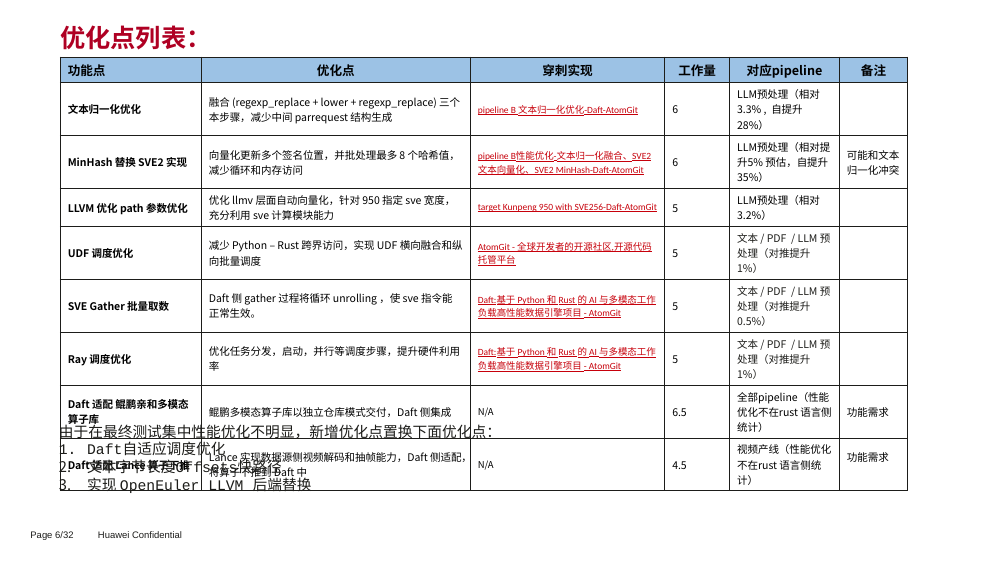
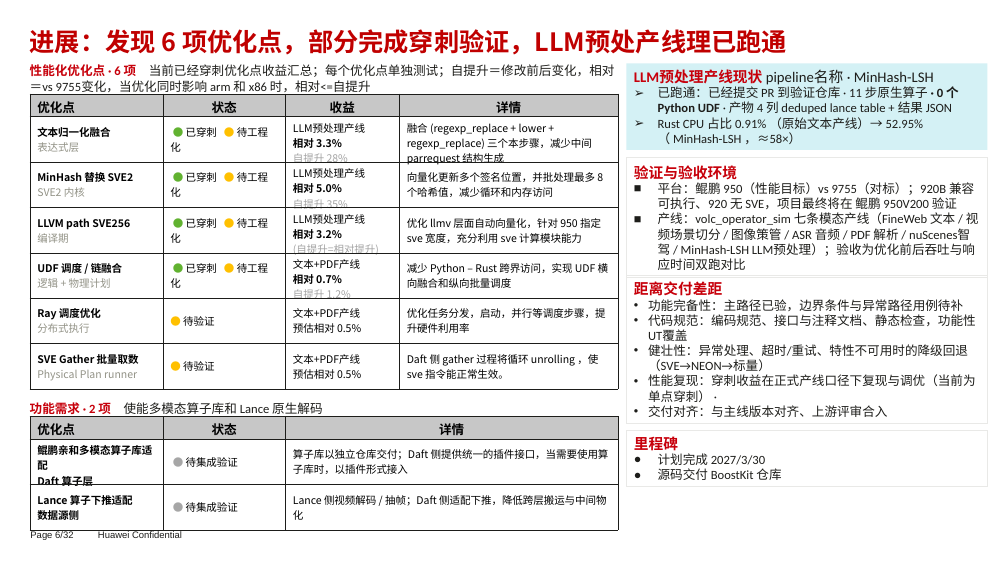
Before and after one commit to sui-zhiyuan/mindvault, a slide deck: slide 6 of slides/define1.pptx. Drawn at 1008x567 pixels with LibreOffice and Linux fonts; fonts in the diff are those of the drawing; background and template pictures are left out. Boxes give left, top, right and bottom in pixels: in the first picture for what was removed or moved away, otherwise in the second. Text is boxed around its words. In the diff, an @@ line names an element or a change of style, - is before the commit and + after.

```diff
--- a/slides/define1.pptx
+++ b/slides/define1.pptx
@@ text added at bbox=[30, 29, 787, 55], 24 pt, text #C00000, bold @@
+进展：发现 6 项优化点，部分完成穿刺验证，LLM预处产线理已跑通
@@ subtitle removed at bbox=[60, 25, 211, 50] @@
-优化点列表：
@@ text added at bbox=[30, 64, 615, 92], 12 pt, text #1D1D1A @@
+性能化优化点 · 6 项 当前已经穿刺优化点收益汇总；每个优化点单独测试；自提升＝修改前后变化，相对＝vs 9755变化，当优化同时影响 arm 和 x86 时，相对<=自提升
@@ rectangle added at bbox=[627, 64, 988, 150], fill #D4F1F5, 12 pt, text #1D1D1A @@
+LLM预处理产线现状 pipeline名称 · MinHash-LSH
+➢ 已跑通：已经提交 PR 到验证仓库 · 11 步原生算子 · 0 个 Python UDF · 产物 4 列 deduped lance table + 结果 JSON
+➢ Rust CPU 占比 0.91% （原始文本产线）→ 52.95%（ MinHash-LSH ，≈58×）
@@ table at bbox=[29, 94, 618, 389] @@
-功能点 | 优化点 | 穿刺实现 | 工作量 | 对应pipeline | 备注
-文本归一化优化 | 融合 (regexp_replace + lower + regexp_replace) 三个本步骤，减少中间 parrequest 结构生成 | pipeline B 文本归一化优化-Daft-AtomGit | 6 | LLM预处理（相对 3.3% , 自提升 28%） | 
-MinHash 替换 SVE2 实现 | 向量化更新多个签名位置，并批处理最多 8 个哈希值，减少循环和内存访问 | pipeline B性能优化-文本归一化融合、SVE2 文本向量化、SVE2 MinHash-Daft-AtomGit | 6 | LLM预处理（相对提升5% 预估，自提升35%） | 可能和文本归一化冲突
-LLVM 优化 path 参数优化 | 优化 llmv 层面自动向量化，针对 950 指定 sve 宽度，充分利用 sve 计算模块能力 | target Kunpeng 950 with SVE256-Daft-AtomGit | 5 | LLM预处理（相对 3.2%） | 
-UDF 调度优化 | 减少 Python – Rust 跨界访问，实现 UDF 横向融合和纵向批量调度 | AtomGit - 全球开发者的开源社区,开源代码托管平台 | 5 | 文本 / PDF / LLM 预处理（对推提升 1%） | 
-SVE Gather 批量取数 | Daft 侧 gather 过程将循环 unrolling ，使 sve 指令能正常生效。 | Daft:基于 Python 和 Rust 的 AI 与多模态工作负载高性能数据引擎项目 - AtomGit | 5 | 文本 / PDF / LLM 预处理（对推提升 0.5%） | 
-Ray 调度优化 | 优化任务分发，启动，并行等调度步骤，提升硬件利用率 | Daft:基于 Python 和 Rust 的 AI 与多模态工作负载高性能数据引擎项目 - AtomGit | 5 | 文本 / PDF / LLM 预处理（对推提升 1%） | 
-Daft 适配 鲲鹏亲和多模态算子库 | 鲲鹏多模态算子库以独立仓库模式交付，Daft 侧集成 | N/A | 6.5 | 全部pipeline（性能优化不在rust 语言侧统计） | 功能需求
-Daft 适配 Lance 算子下推 | Lance 实现数据源侧视频解码和抽帧能力，Daft 侧适配，将算子下推到 Daft 中 | N/A | 4.5 | 视频产线（性能优化不在rust 语言侧统计） | 功能需求
+优化点 | 状态 | 收益 | 详情
+文本归一化融合 / 表达式层 | ● 已穿刺 ● 待工程化 | LLM预处理产线 / 相对 3.3% / 自提升 28% | 融合 (regexp_replace + lower + regexp_replace) 三个本步骤，减少中间 parrequest 结构生成
+MinHash 替换 SVE2 / SVE2 内核 | ● 已穿刺 ● 待工程化 | LLM预处理产线 / 相对 5.0% / 自提升 35% | 向量化更新多个签名位置，并批处理最多 8 个哈希值，减少循环和内存访问
+LLVM path SVE256 / 编译期 | ● 已穿刺 ● 待工程化 | LLM预处理产线 / 相对 3.2% / (自提升=相对提升) | 优化 llmv 层面自动向量化，针对 950 指定 sve 宽度，充分利用 sve 计算模块能力
+UDF 调度 / 链融合 / 逻辑 + 物理计划 | ● 已穿刺 ● 待工程化 | 文本+PDF产线 / 相对 0.7% / 自提升 1.2% | 减少 Python – Rust 跨界访问，实现 UDF 横向融合和纵向批量调度
+Ray 调度优化 / 分布式执行 | ● 待验证 | 文本+PDF产线 / 预估相对 0.5% | 优化任务分发，启动，并行等调度步骤，提升硬件利用率
+SVE Gather 批量取数 / Physical Plan runner | ● 待验证 | 文本+PDF产线 / 预估相对 0.5% | Daft 侧 gather 过程将循环 unrolling ，使 sve 指令能正常生效。
@@ table: place and size @@
-table at bbox=[60, 57, 908, 489]
+table at bbox=[29, 94, 618, 389]
@@ rectangle added at bbox=[627, 158, 988, 278], outline #E9E9E7 1 pt, 12 pt, text #1D1D1A @@
+验证与验收环境
+■ 平台：鲲鹏 950（性能目标）vs 9755（对标）；920B 兼容可执行、920 无 SVE，项目最终将在 鲲鹏 950V200 验证
+■ 产线：volc_operator_sim 七条模态产线（FineWeb 文本 / 视频场景切分 / 图像策管 / ASR 音频 / PDF 解析 / nuScenes智驾 / MinHash-LSH LLM预处理）；验收为优化前后吞吐与响应时间双跑对比
@@ rectangle added at bbox=[627, 276, 988, 423], outline #E9E9E7 1 pt, 12 pt, text #1D1D1A @@
+距离交付差距
+• 功能完备性：主路径已验，边界条件与异常路径用例待补
+• 代码规范：编码规范、接口与注释文档、静态检查，功能性UT覆盖
+• 健壮性：异常处理、超时/重试、特性不可用时的降级回退（SVE→NEON→标量）
+• 性能复现：穿刺收益在正式产线口径下复现与调优（当前为单点穿刺） ·
+• 交付对齐：与主线版本对齐、上游评审合入
@@ table added at bbox=[29, 417, 618, 530], 3 rows, 3 columns @@
+优化点 | 状态 | 详情
+鲲鹏亲和多模态算子库适配 / Daft 算子层 | ● 待集成验证 | 算子库以独立仓库交付；Daft 侧提供统一的插件接口，当需要使用算子库时，以插件形式接入
+Lance 算子下推适配 / 数据源侧 | ● 待集成验证 | Lance 侧视频解码 / 抽帧；Daft 侧适配下推，降低跨层搬运与中间物化
@@ text added at bbox=[30, 400, 322, 417], 12 pt, text #1D1D1A @@
+功能需求 · 2 项 使能多模态算子库和 Lance 原生解码
@@ text removed at bbox=[59, 422, 501, 493] @@
-由于在最终测试集中性能优化不明显，新增优化点置换下面优化点：
-1. Daft自适应调度优化
-2. 文本字节长度Offsets快路径
-3. 实现 OpenEuler LLVM 后端替换
@@ rectangle added at bbox=[627, 430, 988, 486], outline #E9E9E7 1 pt, 12 pt, text #1D1D1A @@
+里程碑
+● 计划完成 2027/3/30
+● 源码交付 BoostKit 仓库
```
Also in this commit, not shown: 1 other slide changed, 1 other file.
